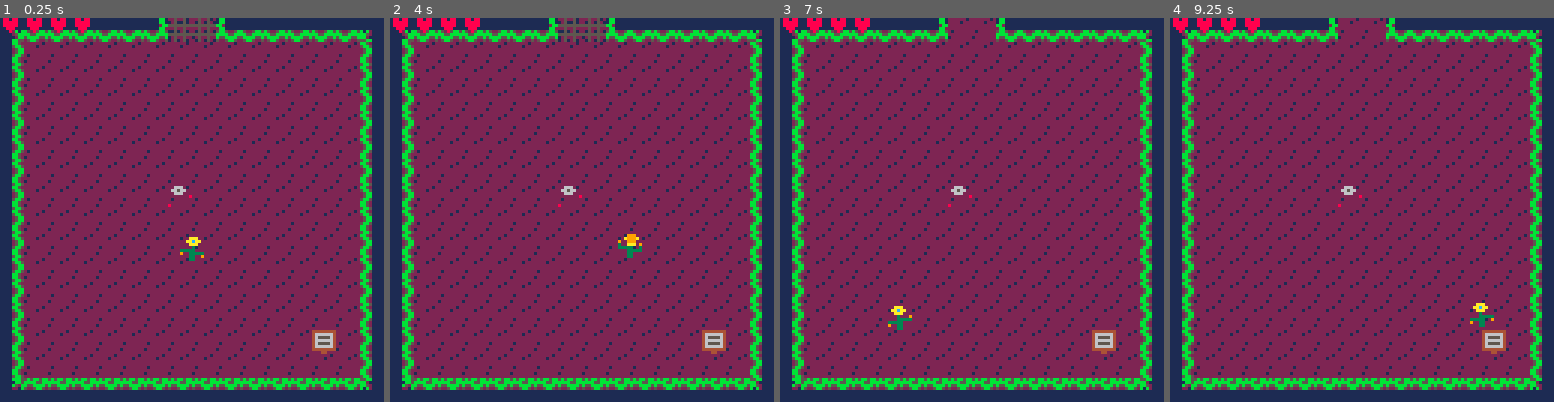
Above: before the commit, frames 1-4 (left to right).
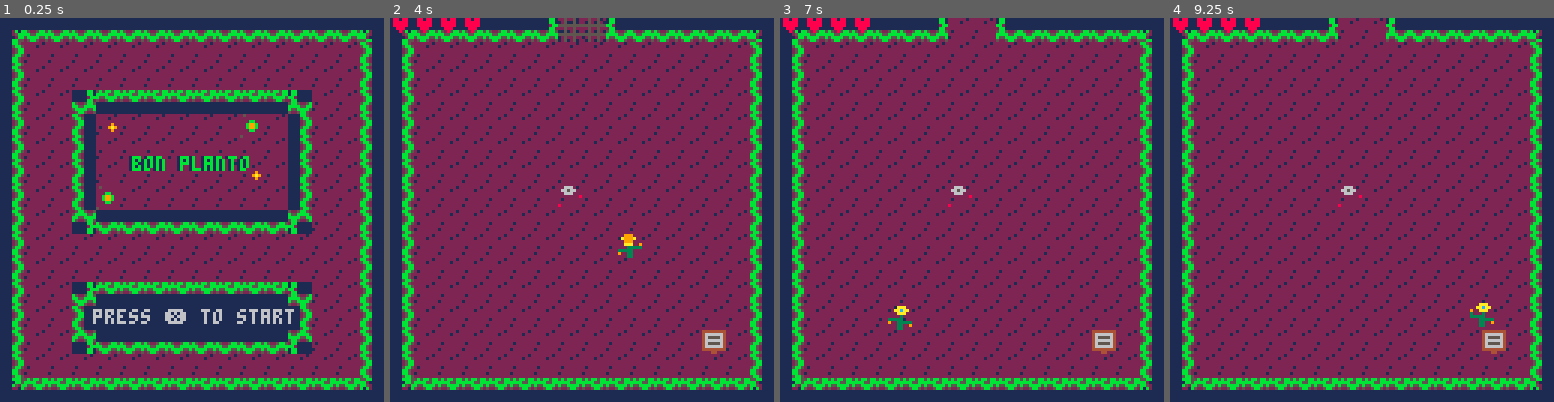
Above: after the commit, the same moments.

Repository: acwright/PICO-8
Game: PICO-8 cartridge bonplanto/bonplanto.p8
Two runs of this game, one before a commit and one after it. Both use one fixed random seed, a clock stepped at 60 frames per second and the inputs below.
Inputs:
- Up to frame 1 (0.25 s): no input
- Up to frame 2 (4 s): tap O (Z key) at 0.33, 0.7, 1.43, 2.22, 3.1, 3.98 s; tap X (X key) at 1.07, 2.07, 2.4, 2.73, 3.07, 3.4, 3.73 s; hold Left 1.97-2.37 s; hold Down 2.42-2.82 s; hold Right 2.87-3.53 s; hold Up from 3.58 s (still down)
- Up to frame 3 (7 s): tap X (X key) every 0.33 s from 4.07 to 6.73 s; release Up at 4.08 s; hold Right 4.13-4.53 s; hold Down 4.58-5.08 s; tap O (Z key) at 4.87, 5.75, 6.63 s; hold Left 5.13-5.8 s; hold Up 5.85-6.18 s; hold Left 6.23-6.63 s; hold Down from 6.68 s (still down)
- Up to frame 4 (9.25 s): tap X (X key) every 0.33 s from 7.07 to 9.07 s; release Down at 7.08 s; hold Right 7.13-7.8 s; tap O (Z key) at 7.52, 8.4 s; hold Up 7.85-8.35 s; hold Right 8.4-8.8 s; hold Down from 8.85 s (still down)

The runs differ from the first frame. In frame 1, 24% of the frame differs, in the area x 0-88%, y 0-88%; in frame 2, 0.1%; in frame 3, 0.2%; in frame 4, 0.2%.

Commit message:
Update

Diff:
--- a/bonplanto/bonplanto.p8
+++ b/bonplanto/bonplanto.p8
@@ -1,5 +1,5 @@
 pico-8 cartridge // http://www.pico-8.com
-version 18
+version 42
 __lua__
 --bon planto
 --infinite token
@@ -7,8 +7,7 @@
 function _init()
 	game={}
 	music(1)
-	-- init_menu()
-	init_game()
+	init_menu()
 end
 
 function _update60()
Not shown, changed: 130 lines of the sprite sheet (__gfx__) section of bonplanto/bonplanto.p8
Not shown, changed: the thumbnail (__label__) section of bonplanto/bonplanto.p8
Not shown, changed: bonplanto/bonplanto.zip
